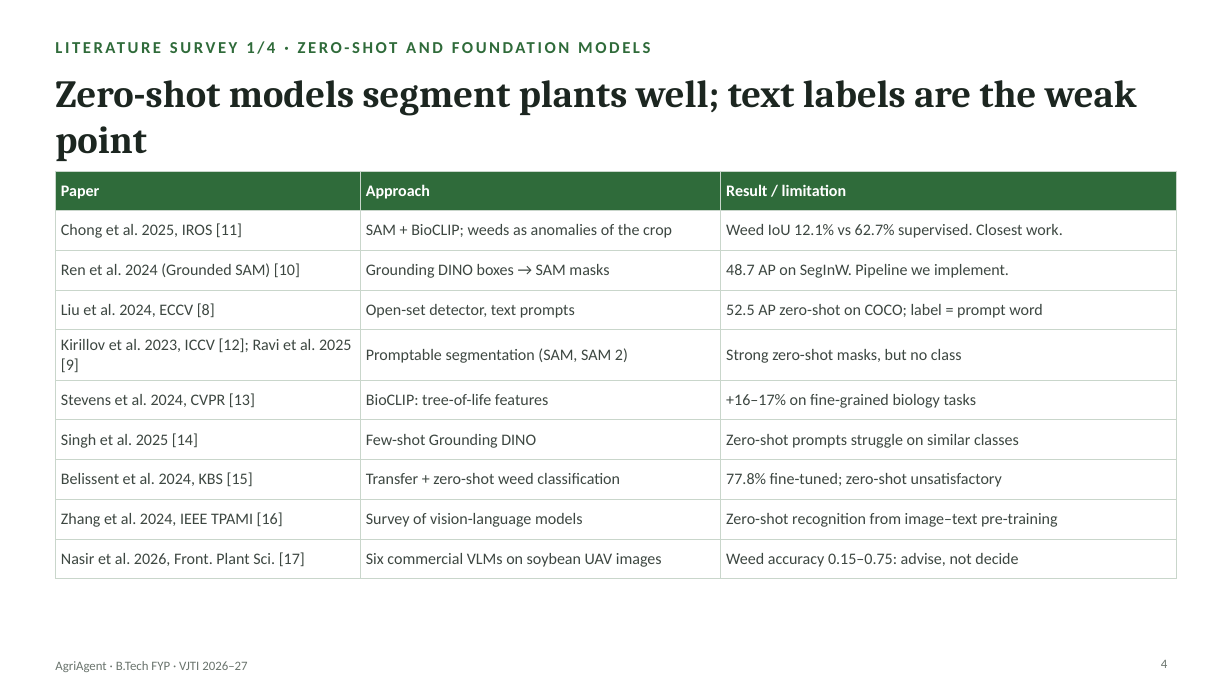
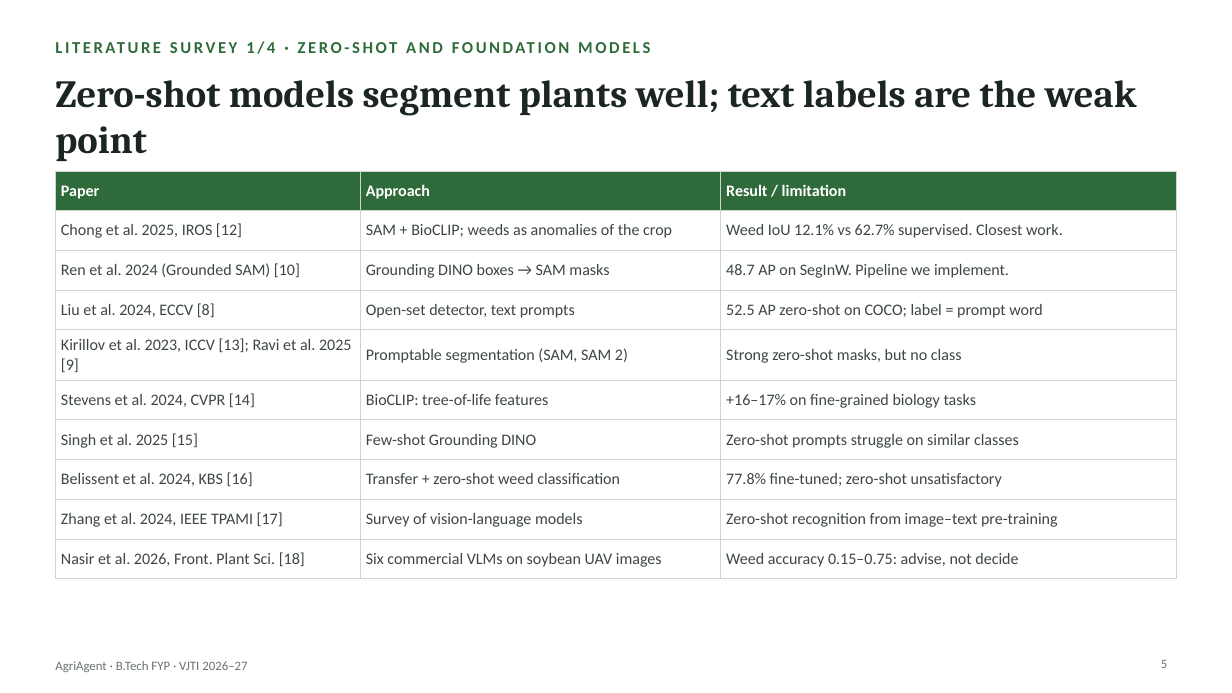
Before and after one commit to Chaitanya-666/agriAgent, a slide deck: slide 5 of docs/slides/AgriAgent_FYP_Presentation.pptx (slide 4 before the commit). Drawn at 1232x693 pixels with LibreOffice and Linux fonts; fonts in the diff are those of the drawing. Boxes give left, top, right and bottom in pixels: in the first picture for what was removed or moved away, otherwise in the second. Text is boxed around its words. In the diff, an @@ line names an element or a change of style, - is before the commit and + after.

```diff
--- a/docs/slides/AgriAgent_FYP_Presentation.pptx
+++ b/docs/slides/AgriAgent_FYP_Presentation.pptx
@@ table at (x1=55, y1=171, x2=1177, y2=571) @@
-row 2, column 1: Chong et al. 2025, IROS [11]
+row 2, column 1: Chong et al. 2025, IROS [12]
-row 5, column 1: Kirillov et al. 2023, ICCV [12]; Ravi et al. 2025 [9]
+row 5, column 1: Kirillov et al. 2023, ICCV [13]; Ravi et al. 2025 [9]
-row 6, column 1: Stevens et al. 2024, CVPR [13]
+row 6, column 1: Stevens et al. 2024, CVPR [14]
-row 7, column 1: Singh et al. 2025 [14]
+row 7, column 1: Singh et al. 2025 [15]
-row 8, column 1: Belissent et al. 2024, KBS [15]
+row 8, column 1: Belissent et al. 2024, KBS [16]
-row 9, column 1: Zhang et al. 2024, IEEE TPAMI [16]
+row 9, column 1: Zhang et al. 2024, IEEE TPAMI [17]
-row 10, column 1: Nasir et al. 2026, Front. Plant Sci. [17]
+row 10, column 1: Nasir et al. 2026, Front. Plant Sci. [18]
@@ page number at (x1=1161, y1=660, x2=1167, y2=668): text changed @@
-4
+5
```
Also in this commit, not shown: 19 other slides changed, 29 other files.
